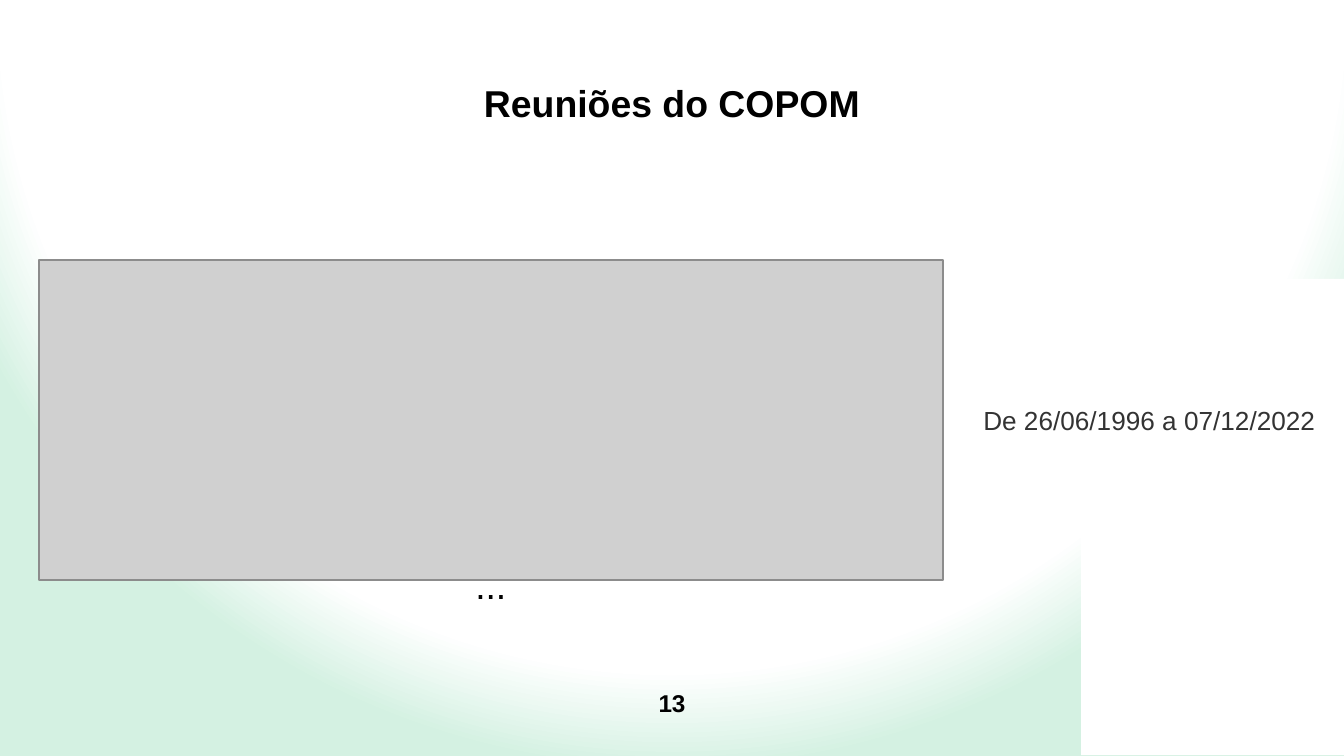
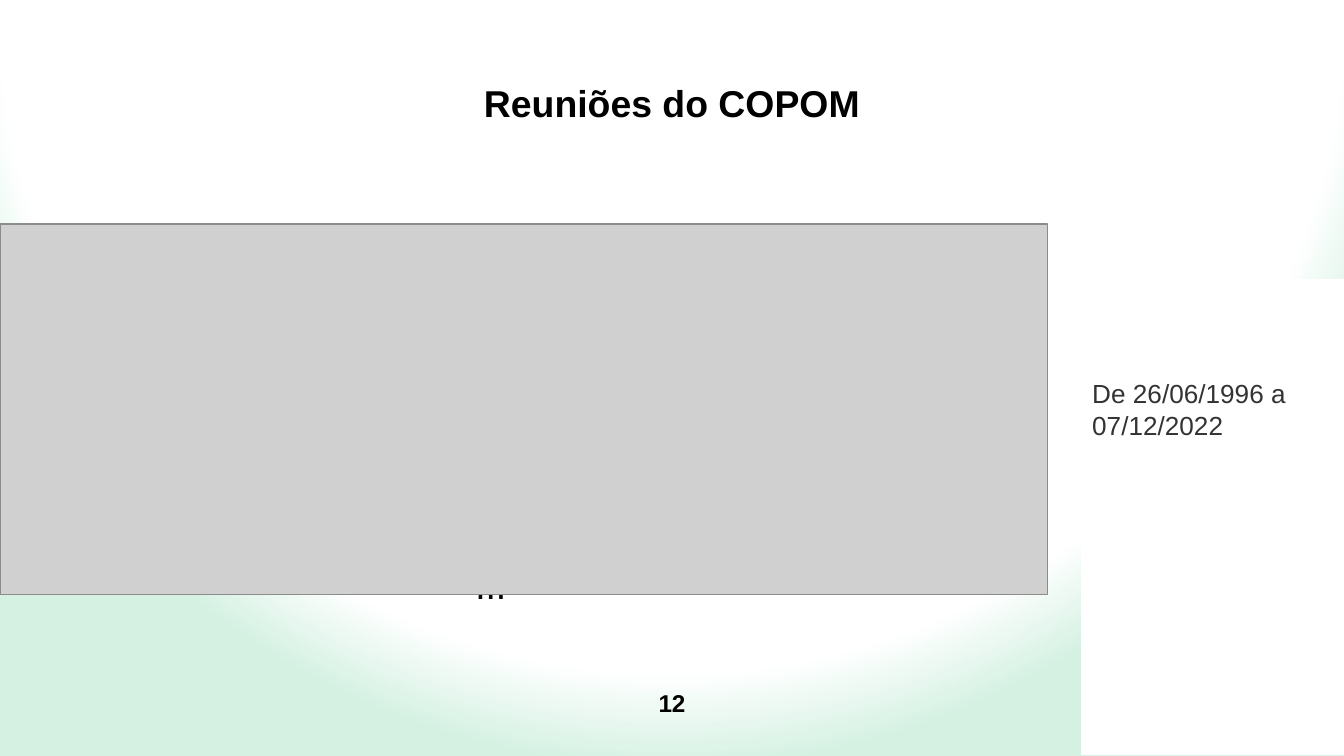
Before and after one commit to asantos2000/caderno-bd, a slide deck: slide 12 of pics/11 - BigDataAnalytics - ANDERSON.pptx (slide 13 before the commit). Drawn at 1344x756 pixels with LibreOffice and Linux fonts; fonts in the diff are those of the drawing; grey boxes stand for pictures; background and template pictures are left out. Boxes give left, top, right and bottom in pixels: in the first picture for what was removed or moved away, otherwise in the second. Text is boxed around its words. In the diff, an @@ line names an element or a change of style, - is before the commit and + after.

```diff
--- a/pics/11 - BigDataAnalytics - ANDERSON.pptx
+++ b/pics/11 - BigDataAnalytics - ANDERSON.pptx
@@ picture: place and size @@
-picture at <box>39,261,943,581</box>
+picture at <box>0,224,1048,595</box>
@@ text "De 26/06/1996 a 07/12/2022" rewrapped from <box>983,411,1315,431</box> to <box>1092,384,1286,436</box> @@
@@ page number at <box>659,695,686,712</box>: text changed @@
-13
+12
```
Also in this commit, not shown: 11 other slides changed, 1 other file.
